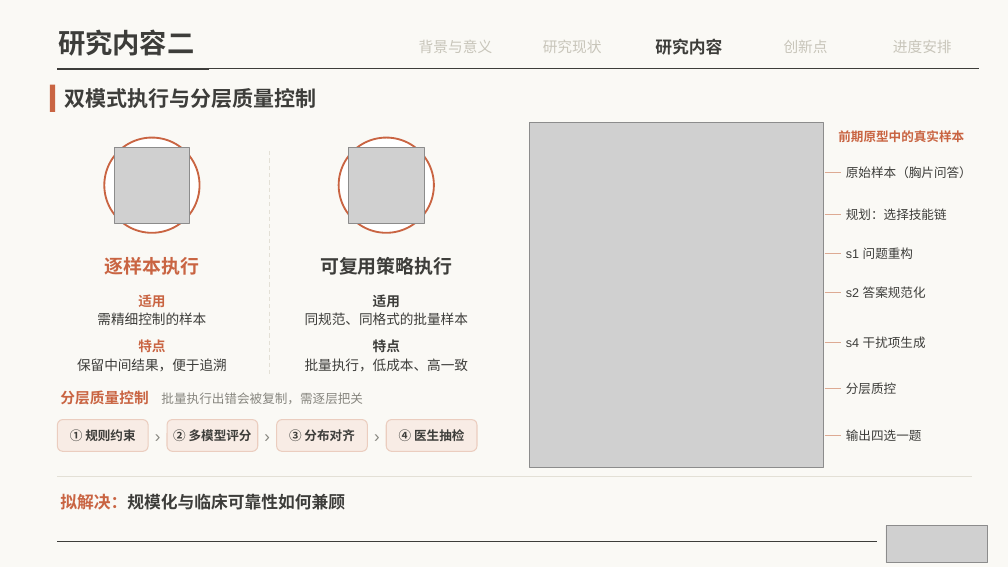
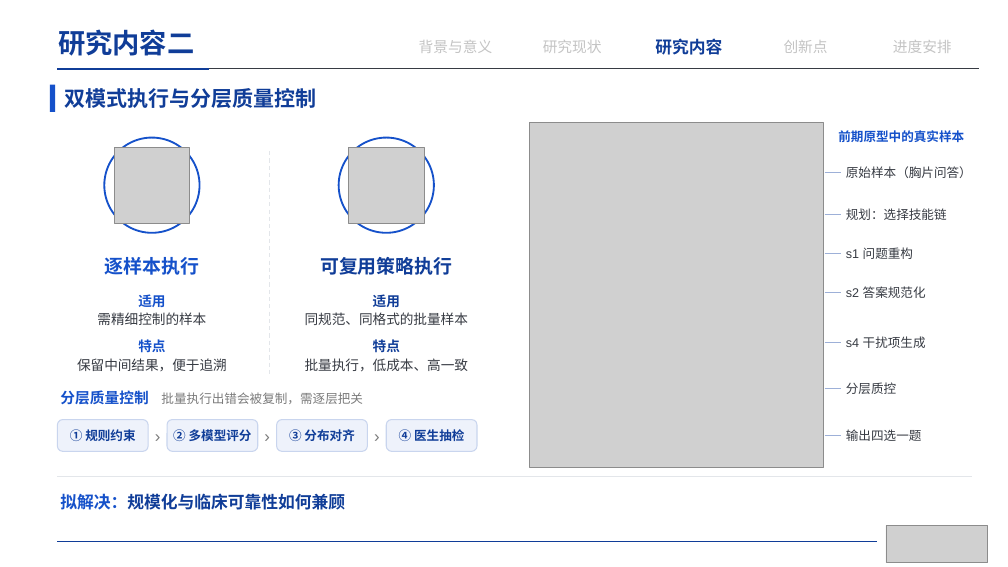
Before and after one commit to irving-2222/Graduation-Thesis, a slide deck: slide 15 of 开题答辩.pptx. Drawn at 1008x567 pixels with LibreOffice and Linux fonts; fonts in the diff are those of the drawing; grey boxes stand for pictures. Boxes give left, top, right and bottom in pixels: in the first picture for what was removed or moved away, otherwise in the second. Text is boxed around its words. In the diff, an @@ line names an element or a change of style, - is before the commit and + after.

```diff
--- a/开题答辩.pptx
+++ b/开题答辩.pptx
@@ background #FAF9F5 to #FFFFFF @@
@@ text "研究内容二" at [58,29,195,56]: font TeX Gyre Schola to Arial, text colour #3D3D3A to #103D98 @@
@@ text "研究内容" at [655,38,722,55]: text colour #3D3D3A to #103D98 @@
@@ rectangle at [50,85,55,112]: fill #C96442 to #1551CA @@
@@ line (57, 69) - (979, 69): stroke #3D3D3A 0.5 pt to #373B43 0.5 pt @@
@@ line (57, 69) - (209, 69): stroke #3D3D3A 1.75 pt to #103D98 1.75 pt @@
@@ text "双模式执行与分层质量控制" at [64,88,316,108]: font TeX Gyre Schola to Arial, text colour #3D3D3A to #103D98 @@
@@ ellipse at [104,138,200,233]: outline #C96442 1.75 pt to #1551CA 1.75 pt @@
@@ ellipse at [114,147,190,223]: fill #E6CBBA to #D5E1F5 @@
@@ ellipse at [339,138,434,233]: outline #C96442 1.75 pt to #1551CA 1.75 pt @@
@@ ellipse at [349,147,424,223]: fill #E6CBBA to #D5E1F5 @@
@@ text "前期原型中的真实样本" at [838,130,964,142]: text colour #C96442 to #1551CA @@
@@ line (269, 151) - (269, 374): stroke #E3E0D6 1 pt dashed to #E3E6EA 1 pt dashed @@
@@ line (825, 173) - (842, 173): stroke #DDAA93 1 pt to #9DB0D8 1 pt @@
@@ line (825, 215) - (842, 215): stroke #DDAA93 1 pt to #9DB0D8 1 pt @@
@@ text "逐样本执行" at [105,257,199,275]: text colour #C96442 to #1551CA @@
@@ text "可复用策略执行" at [320,257,452,275]: text colour #3D3D3A to #103D98 @@
@@ line (825, 254) - (842, 254): stroke #DDAA93 1 pt to #9DB0D8 1 pt @@
@@ text "适用" at [77,294,227,371]: text colour #C96442 to #1551CA in "适用", "特点"; text colour #3D3D3A to #373B43 in "需精细控制的样本", "保留中间结果，便于追溯" @@
@@ text "适用" at [305,294,468,371]: text colour #3D3D3A to #103D98 in "适用", "特点"; text colour #3D3D3A to #373B43 in "同规范、同格式的批量样本", "批量执行，低成本、高一致" @@
@@ line (825, 293) - (842, 293): stroke #DDAA93 1 pt to #9DB0D8 1 pt @@
@@ line (825, 343) - (842, 343): stroke #DDAA93 1 pt to #9DB0D8 1 pt @@
@@ text "分层质量控制 批量执行出错会被复制，需逐层把关" at [60,390,363,404]: text colour #C96442 to #1551CA in "分层质量控制"; text colour #87867F to #7B7B7B in "批量执行出错会被复制，需逐层把关" @@
@@ line (825, 389) - (842, 389): stroke #DDAA93 1 pt to #9DB0D8 1 pt @@
@@ text colour #87867F to #7B7B7B in 3 elements at [148,420,167,451], [258,420,277,451], [368,420,386,451] @@
@@ text colour #3D3D3A to #103D98; fill #F8ECE5 to #EEF2FB; outline #EBCDBF 1 pt to #C9D5EE 1 pt in 4 elements at [57,420,148,451], [167,420,258,451], [277,420,368,451], [386,420,477,451] @@
@@ line (825, 436) - (842, 436): stroke #DDAA93 1 pt to #9DB0D8 1 pt @@
@@ line (57, 476) - (972, 476): stroke #E3E0D6 1 pt to #E3E6EA 1 pt @@
@@ text "拟解决：规模化与临床可靠性如何兼顾" at [60,493,345,510]: text colour #C96442 to #1551CA, text colour #3D3D3A to #103D98 in "拟解决：规模化与临床可靠性如何兼顾" @@
@@ line (57, 541) - (876, 541): stroke #3D3D3A 0.5 pt to #103D98 0.5 pt @@
```
Also in this commit, not shown: 21 other slides changed, 1 other file.
